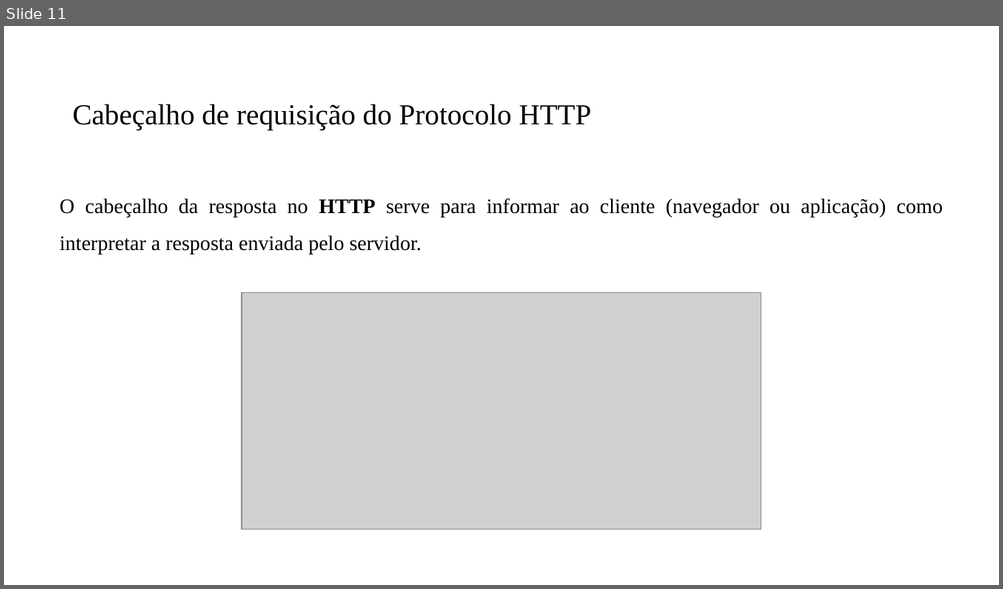
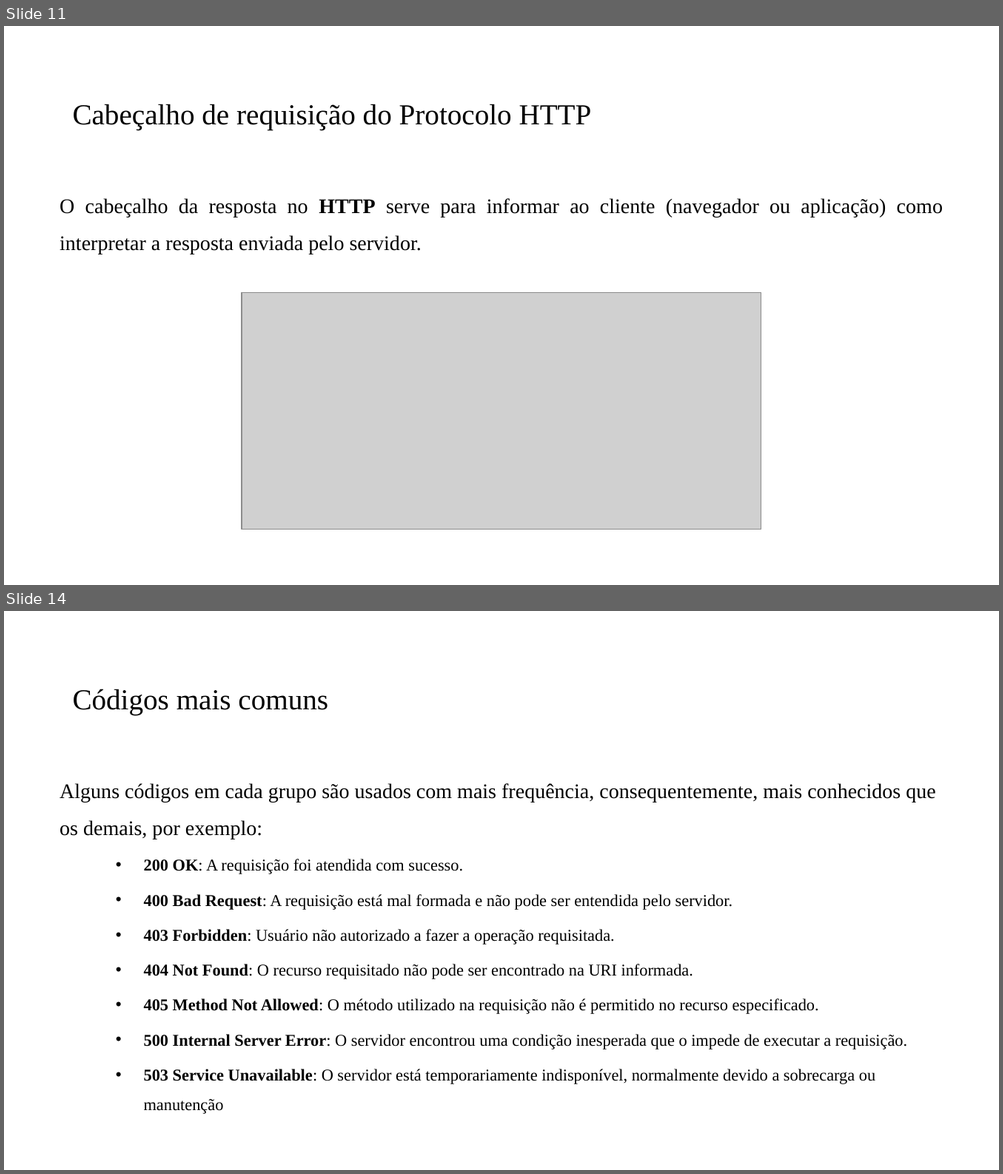
Before and after one commit to PedroMiho/UMC, a slide deck: Projeto de Software e Segurança da Informação - 2026/Projeto de Software/Aula12-Spring Boot/Aula Inaugural - 10 grupos.pptx. Shown one above the other, each under a label of ours: slide 11 before the commit, slides 11 and 14 after it; the slides between them are not shown. The pictures are 1003x589 and 1003x1174 pixels, drawn with LibreOffice and Linux fonts; fonts in the diff are those of the drawing; grey boxes stand for pictures; background and template pictures are left out. Boxes give left, top, right and bottom in pixels: in the first picture for what was removed or moved away, otherwise in the second. Text is boxed around its words. In the diff, an @@ line names an element or a change of style, - is before the commit and + after.

```diff
--- a/Projeto de Software e Segurança da Informação - 2026/Projeto de Software/Aula12-Spring Boot/Aula Inaugural - 10 grupos.pptx
+++ b/Projeto de Software e Segurança da Informação - 2026/Projeto de Software/Aula12-Spring Boot/Aula Inaugural - 10 grupos.pptx
@@ slide 14 added at [4,611,999,1170], background #FFFFFF @@
@@ title added at [73,689,328,715], 28 pt, text #000000 @@
+Códigos mais comuns
@@ text added at [60,783,935,1114], 16 pt, text #000000 @@
+Alguns códigos em cada grupo são usados com mais frequência, consequentemente, mais conhecidos que os demais, por exemplo:
+  • 200 OK: A requisição foi atendida com sucesso.
+  • 400 Bad Request: A requisição está mal formada e não pode ser entendida pelo servidor.
+  • 403 Forbidden: Usuário não autorizado a fazer a operação requisitada.
+  • 404 Not Found: O recurso requisitado não pode ser encontrado na URI informada.
+  • 405 Method Not Allowed: O método utilizado na requisição não é permitido no recurso especificado.
+  • 500 Internal Server Error: O servidor encontrou uma condição inesperada que o impede de executar a requisição.
+  • 503 Service Unavailable: O servidor está temporariamente indisponível, normalmente devido a sobrecarga ou manutenção
```
Also in this commit, not shown: 2 slides changed, 1 other slide added.
